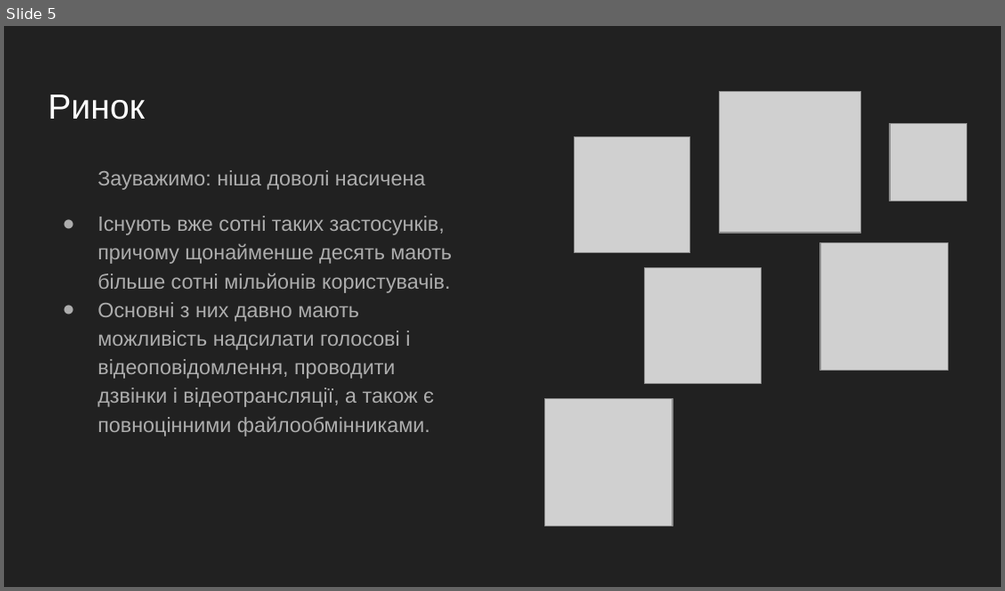
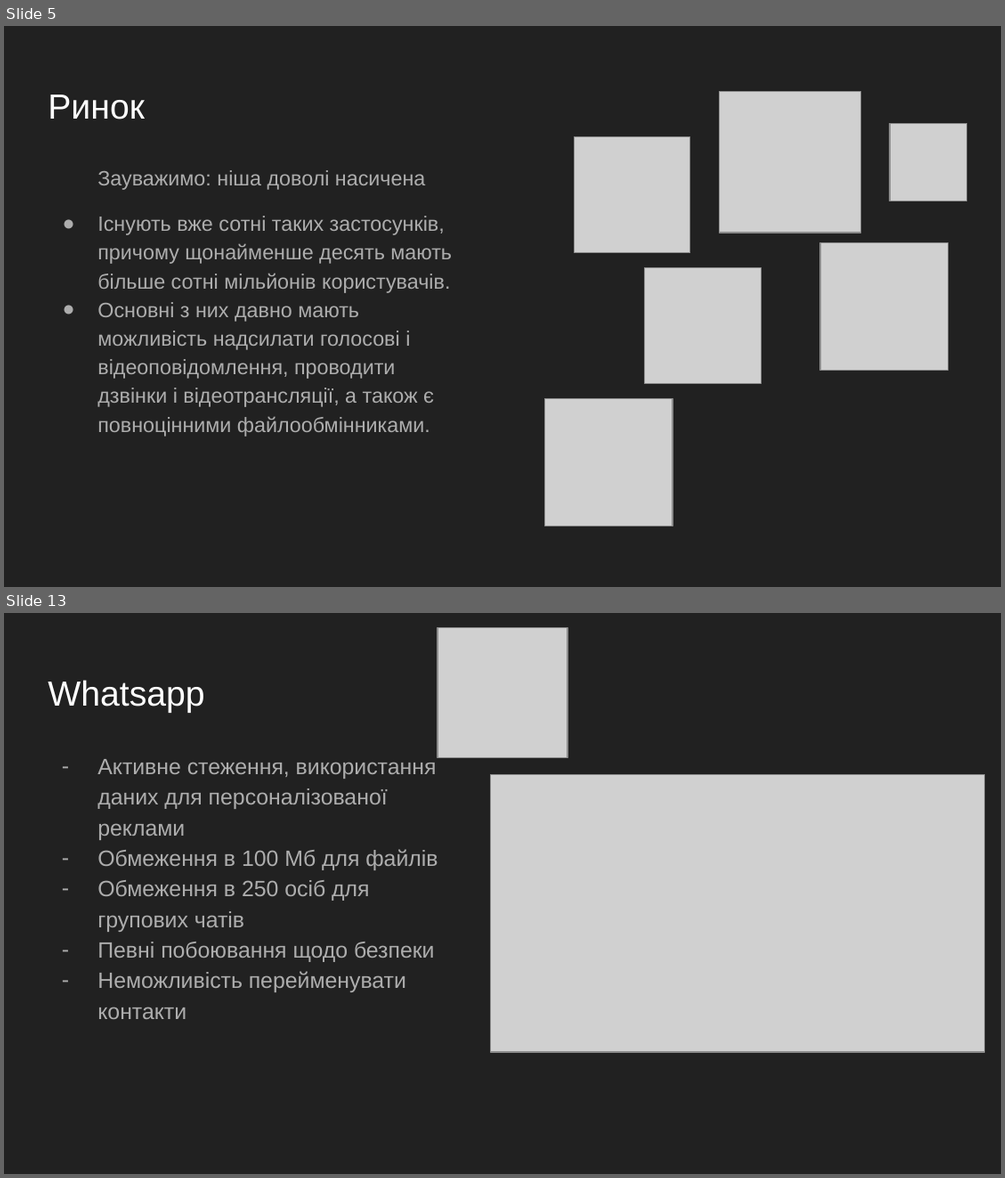
Before and after one commit to witalikh/JustAnotherMessagingApp, a slide deck: Documents/Just Another Messaging App.pptx. Shown one above the other, each under a label of ours: slide 5 before the commit, slides 5 and 13 after it; the slides between them are not shown. The pictures are 1005x591 and 1005x1178 pixels, drawn with LibreOffice and Linux fonts; fonts in the diff are those of the drawing; grey boxes stand for pictures. Boxes give left, top, right and bottom in pixels: in the first picture for what was removed or moved away, otherwise in the second. Text is boxed around its words. In the diff, an @@ line names an element or a change of style, - is before the commit and + after.

```diff
--- a/Documents/Just Another Messaging App.pptx
+++ b/Documents/Just Another Messaging App.pptx
@@ slide 13 added at [4, 613, 1001, 1174], background #212121 @@
@@ picture added at [437, 628, 567, 757] @@
@@ title added at [48, 680, 204, 713], 25.2 pt, text #FFFFFF @@
+Whatsapp
@@ text added at [97, 759, 437, 1019], 16 pt, text #ADADAD @@
+– Активне стеження, використання даних для персоналізованої реклами
+– Обмеження в 100 Мб для файлів
+– Обмеження в 250 осіб для групових чатів
+– Певні побоювання щодо безпеки
+– Неможливість перейменувати контакти
@@ picture added at [491, 774, 984, 1053] @@
```
Also in this commit, not shown: 3 slides changed, 7 other slides added.
